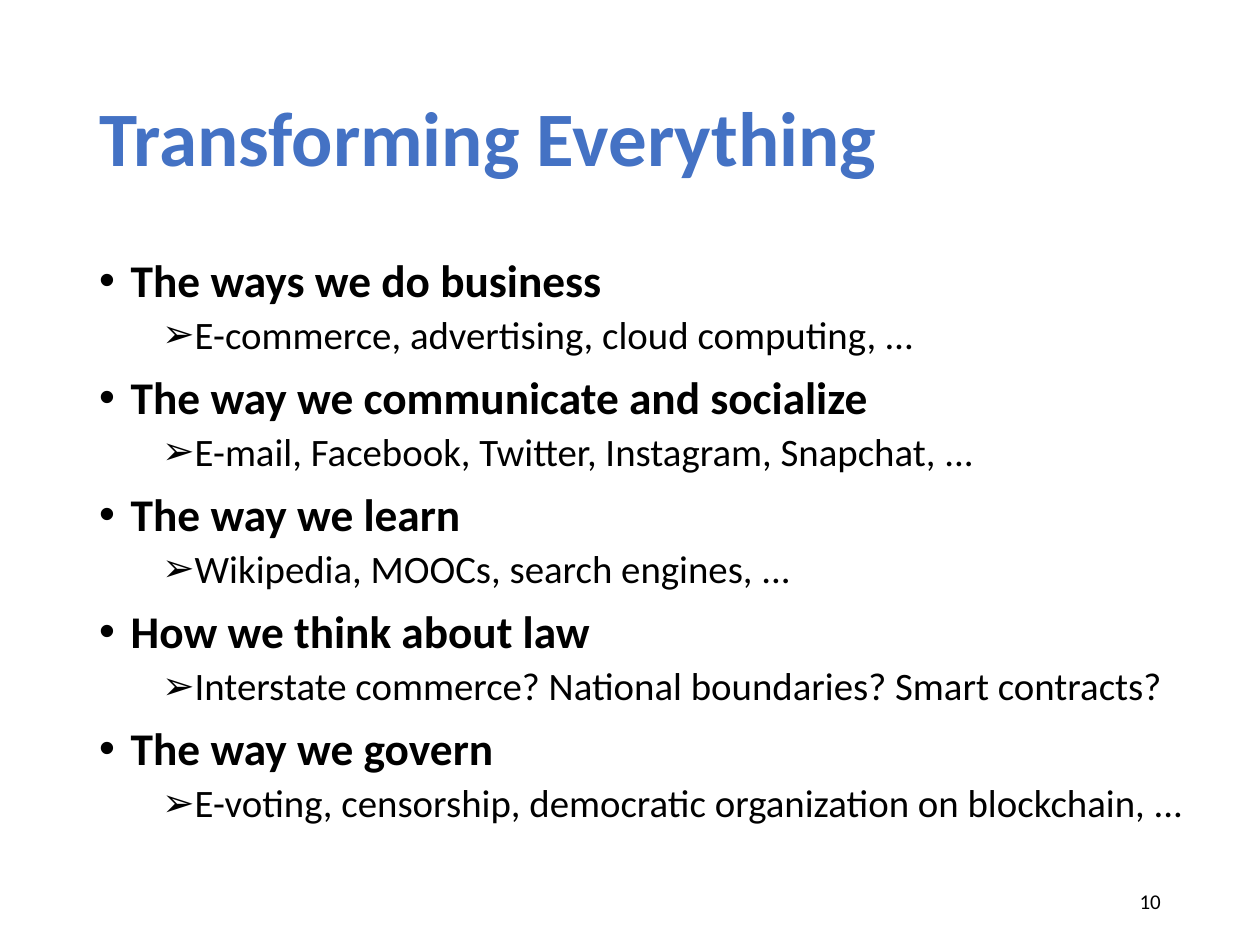
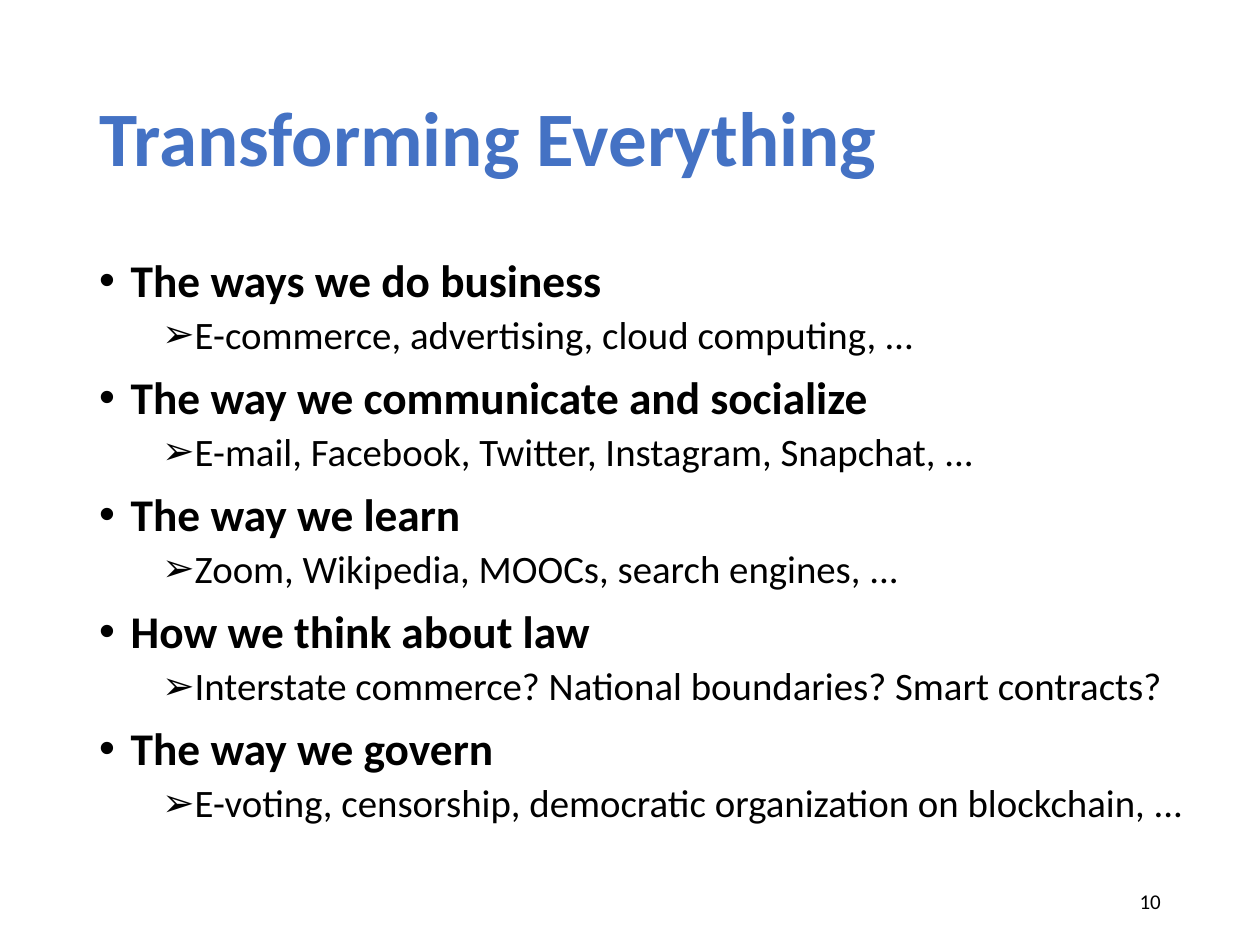
Before and after one commit to xinjin/course-net, a slide deck: slide 10 of slides/lec01_introduction.pptx. Drawn at 1260x945 pixels with LibreOffice and Linux fonts; fonts in the diff are those of the drawing. Boxes give left, top, right and bottom in pixels: in the first picture for what was removed or moved away, otherwise in the second. Text is boxed around its words. In the diff, an @@ line names an element or a change of style, - is before the commit and + after.

```diff
--- a/slides/lec01_introduction.pptx
+++ b/slides/lec01_introduction.pptx
@@ text at [195,556,860,590]: text changed @@
-  ➢ Wikipedia, MOOCs, search engines, ...
+  ➢ Zoom, Wikipedia, MOOCs, search engines, ...
```
Also in this commit, not shown: 6 other slides changed, 2 other files.
